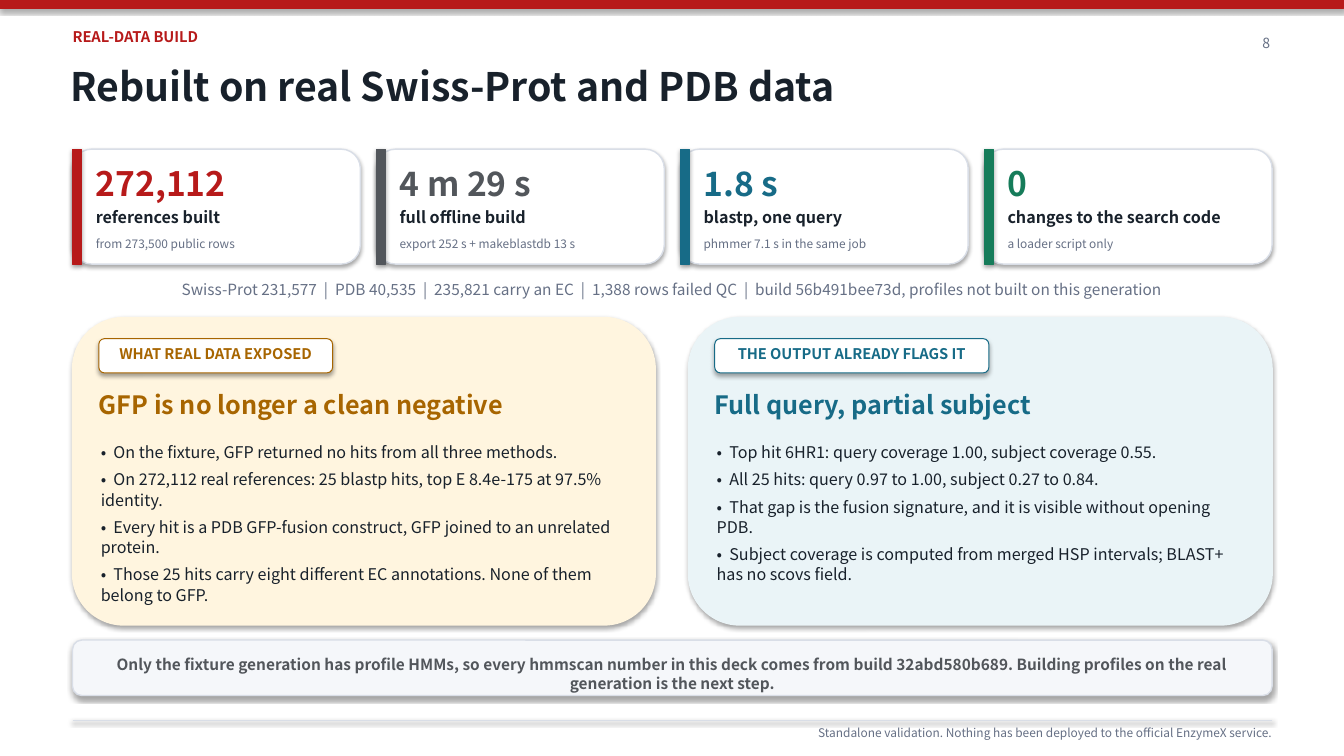
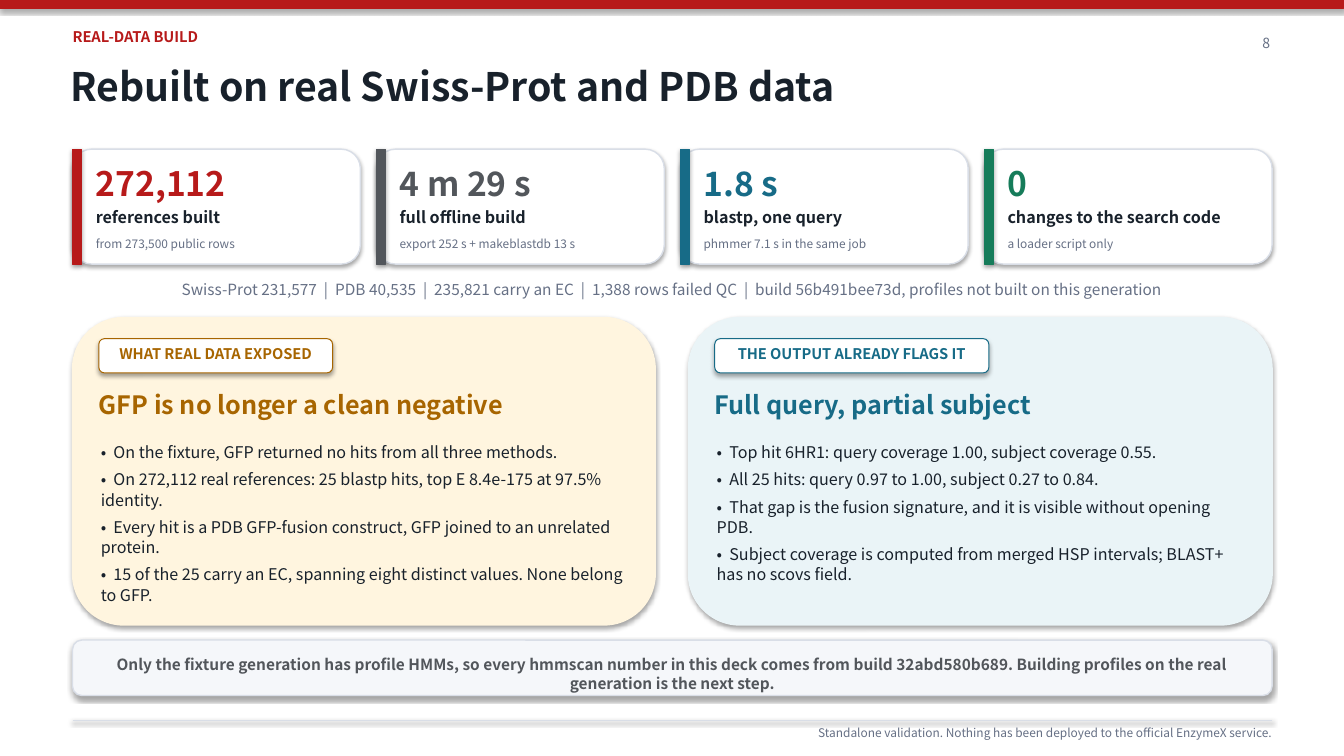
Before and after one commit to vanshsehrawat14/blast-hmmer-datax, a slide deck: slide 8 of docs/presentations/EnzymeX_BLAST_HMMER_update.pptx. Drawn at 1344x756 pixels with LibreOffice and Linux fonts; fonts in the diff are those of the drawing. Boxes give left, top, right and bottom in pixels: in the first picture for what was removed or moved away, otherwise in the second. Text is boxed around its words. In the diff, an @@ line names an element or a change of style, - is before the commit and + after.

Commit message:
document the 272k build, fix the GFP EC count on slide 8

```diff
--- a/docs/presentations/EnzymeX_BLAST_HMMER_update.pptx
+++ b/docs/presentations/EnzymeX_BLAST_HMMER_update.pptx
@@ text at [101,567,622,601]: text changed @@
-• Those 25 hits carry eight different EC annotations. None of them belong to GFP.
+• 15 of the 25 carry an EC, spanning eight distinct values. None belong to GFP.
```
Also in this commit, not shown: 3 other files.
